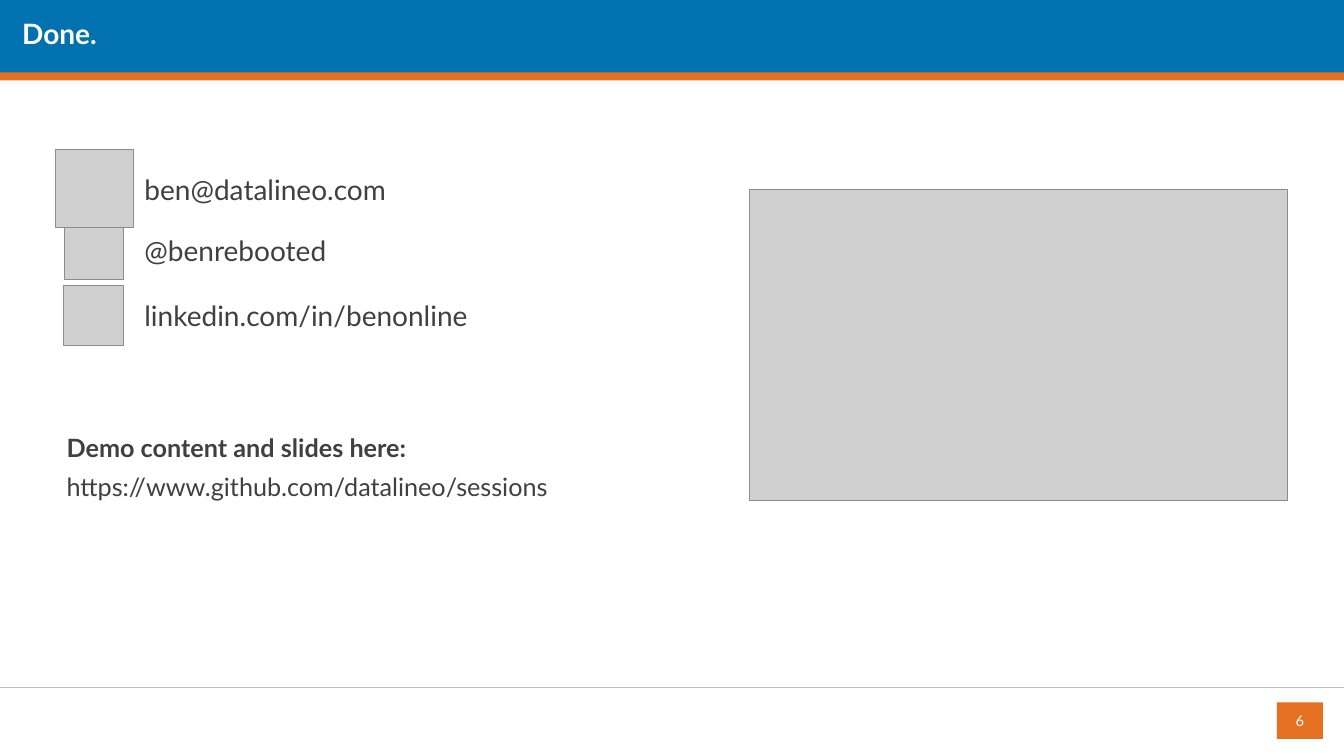
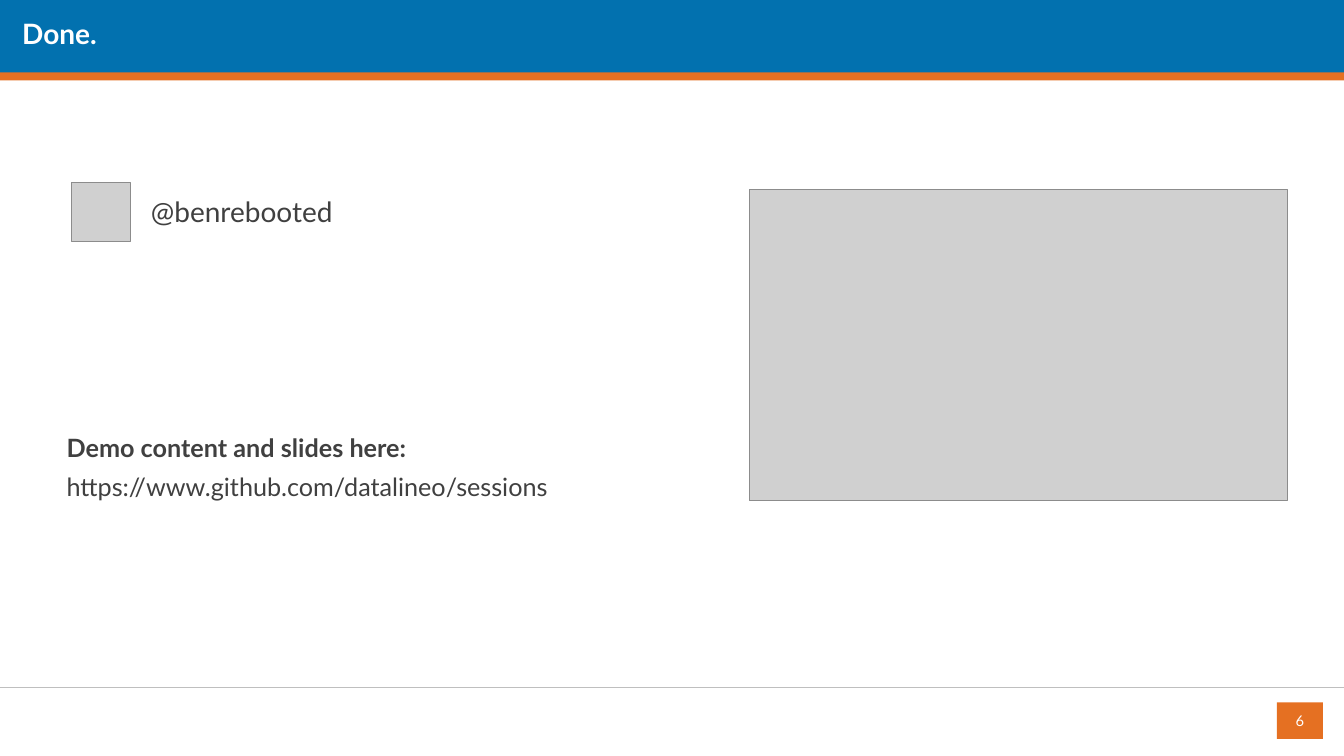
Before and after one commit to datalineo/sessions, a slide deck: slide 6 of Power Automate Image Analytics/Power Automate Image Analytics.pptx. Drawn at 1344x756 pixels with LibreOffice and Linux fonts; fonts in the diff are those of the drawing; grey boxes stand for pictures; background and template pictures are left out. Boxes give left, top, right and bottom in pixels: in the first picture for what was removed or moved away, otherwise in the second. Text is boxed around its words. In the diff, an @@ line names an element or a change of style, - is before the commit and + after.

```diff
--- a/Power Automate Image Analytics/Power Automate Image Analytics.pptx
+++ b/Power Automate Image Analytics/Power Automate Image Analytics.pptx
@@ picture removed at (x1=55, y1=150, x2=133, y2=228) @@
@@ text removed at (x1=144, y1=179, x2=385, y2=204) @@
-ben@datalineo.com
@@ picture moved from (x1=65, y1=221, x2=123, y2=279) to (x1=72, y1=182, x2=130, y2=241) @@
@@ text "@benrebooted" moved from (x1=144, y1=240, x2=326, y2=265) to (x1=151, y1=201, x2=333, y2=226) @@
@@ picture removed at (x1=64, y1=285, x2=123, y2=345) @@
@@ text removed at (x1=144, y1=305, x2=467, y2=327) @@
-linkedin.com/in/benonline
```
Also in this commit, not shown: 1 other slide changed, 1 other file.
